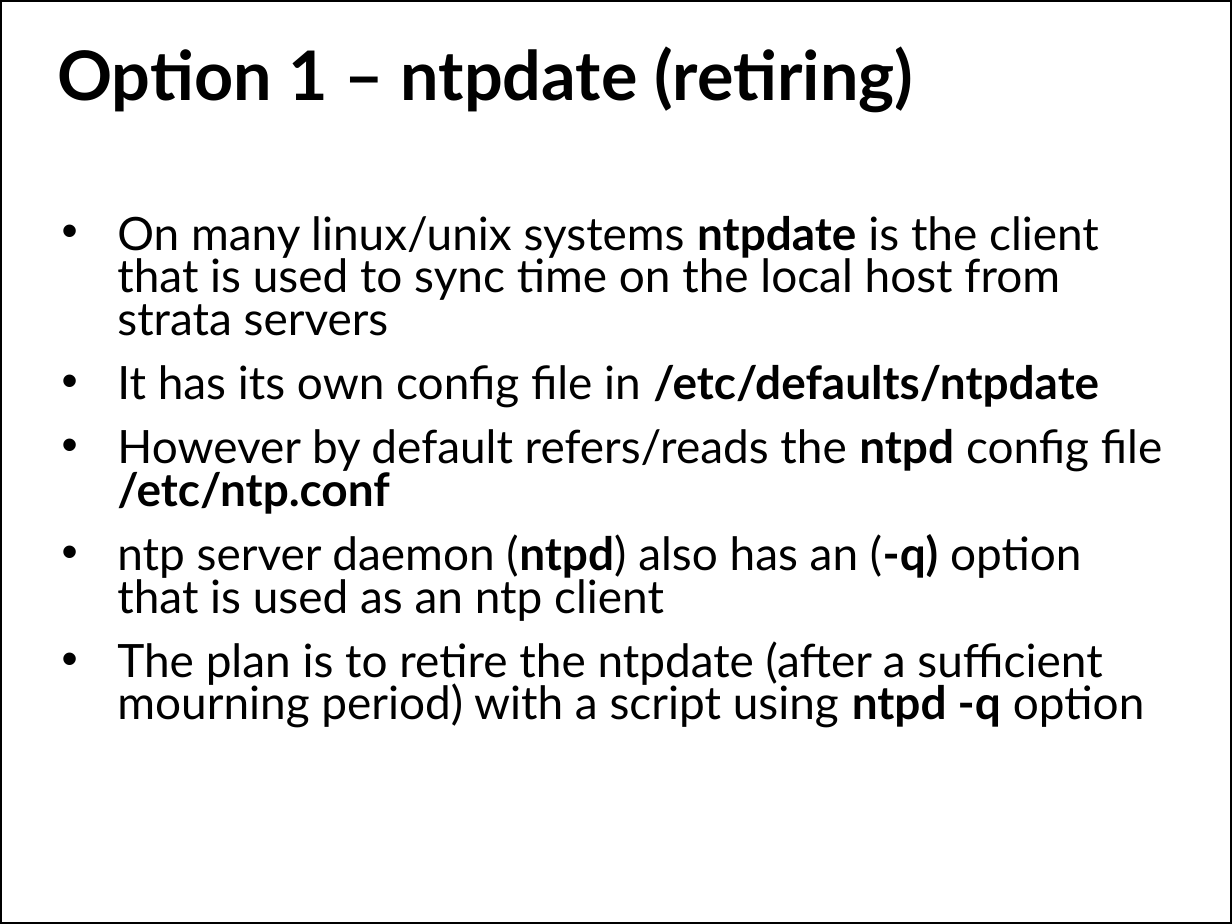
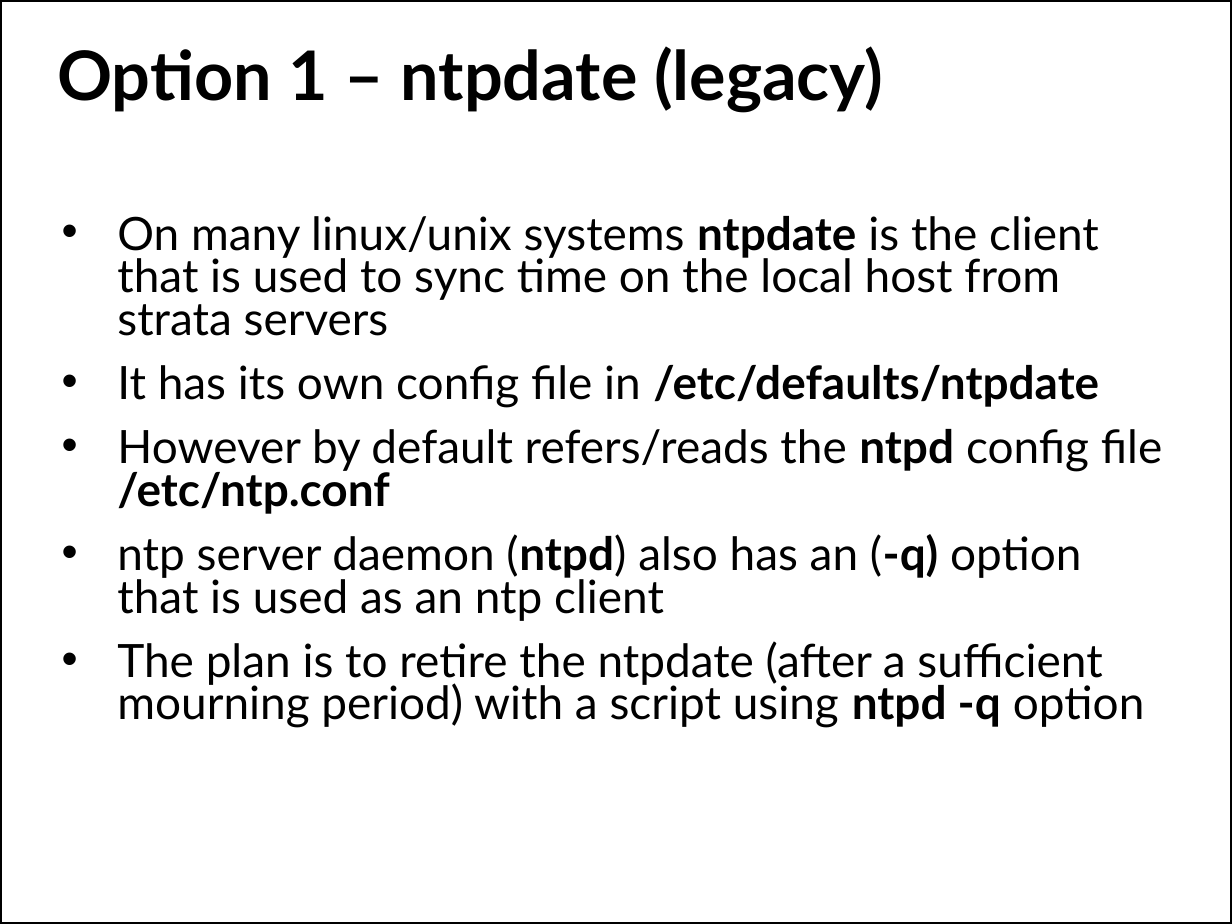
Before and after one commit to afnog/sse, a slide deck: slide 20 of ntp/ntp-service.pptx. Drawn at 1232x924 pixels with LibreOffice and Linux fonts; fonts in the diff are those of the drawing; background and template pictures are left out. Boxes give left, top, right and bottom in pixels: in the first picture for what was removed or moved away, otherwise in the second. Text is boxed around its words. In the diff, an @@ line names an element or a change of style, - is before the commit and + after.

```diff
--- a/ntp/ntp-service.pptx
+++ b/ntp/ntp-service.pptx
@@ title at [57,46,883,113]: text changed @@
-Option 1 – ntpdate (retiring)
+Option 1 – ntpdate (legacy)
```
Also in this commit, not shown: 1 other slide changed.
